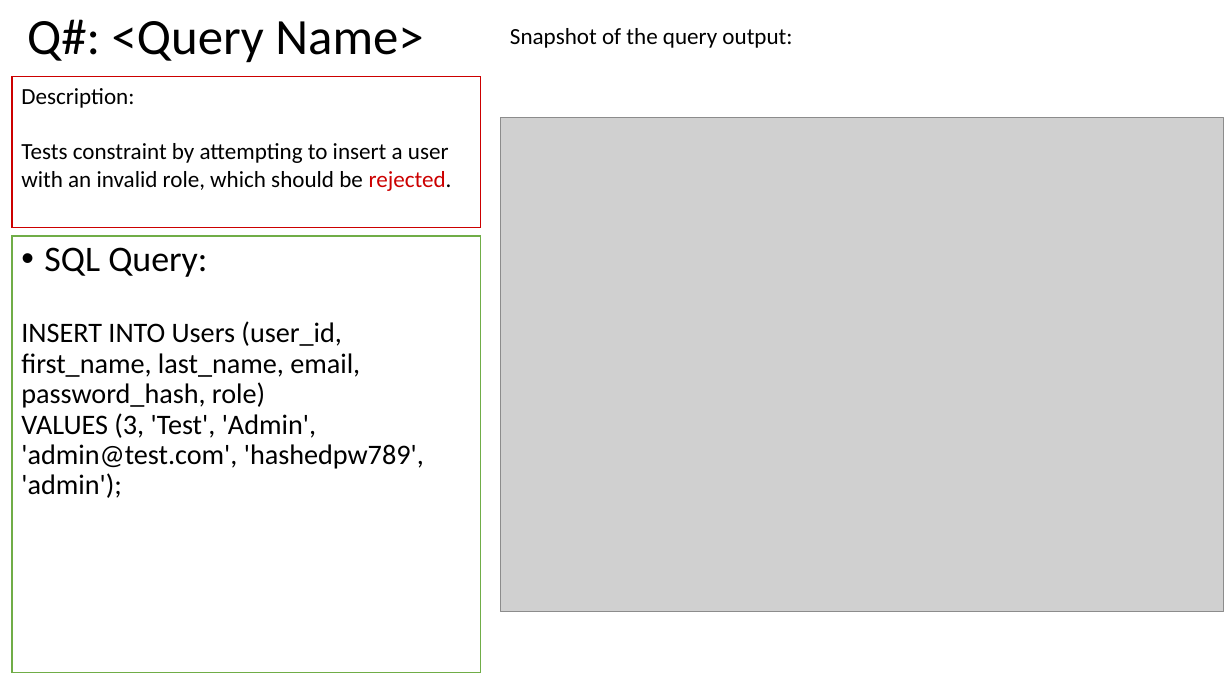
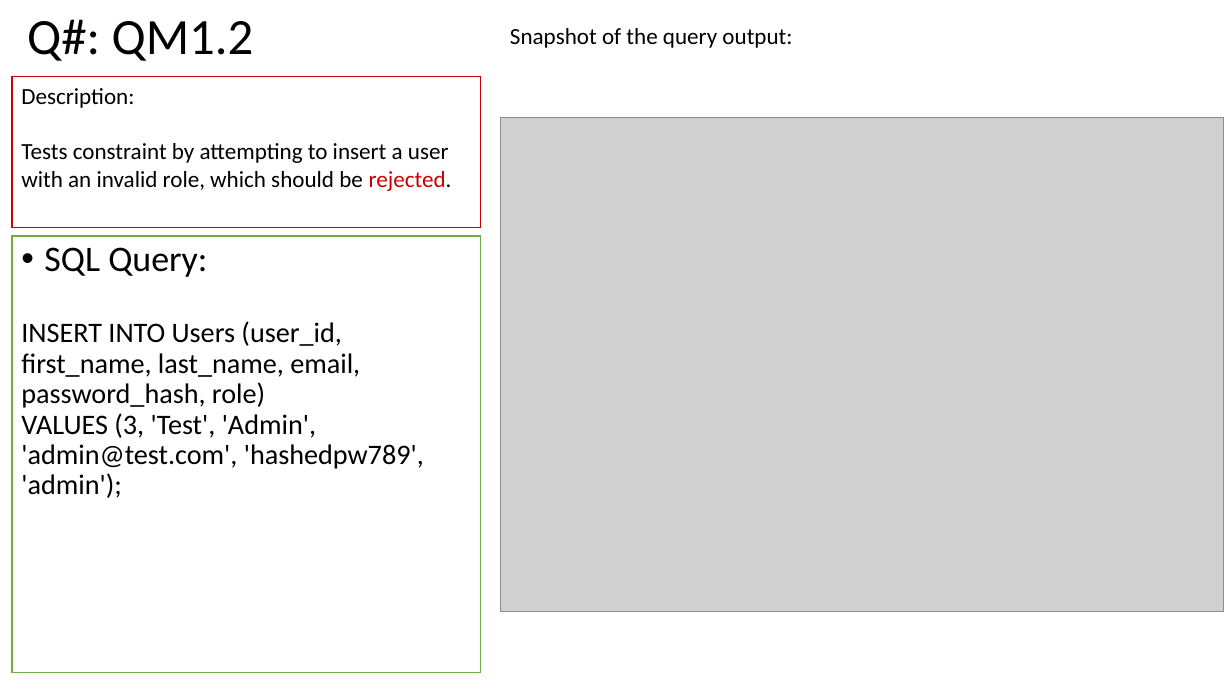
Before and after one commit to adamrodi/CMPS4390, a slide deck: slide 11 of Docs/PA2.pptx. Drawn at 1232x693 pixels with LibreOffice and Linux fonts; fonts in the diff are those of the drawing; grey boxes stand for pictures. Boxes give left, top, right and bottom in pixels: in the first picture for what was removed or moved away, otherwise in the second. Text is boxed around its words. In the diff, an @@ line names an element or a change of style, - is before the commit and + after.

```diff
--- a/Docs/PA2.pptx
+++ b/Docs/PA2.pptx
@@ title at bbox=[27, 19, 254, 61]: text changed @@
-Q#: <Query Name>
+Q#: QM1.2
```
Also in this commit, not shown: 8 other slides changed, 10 slides added, 4 other files.
